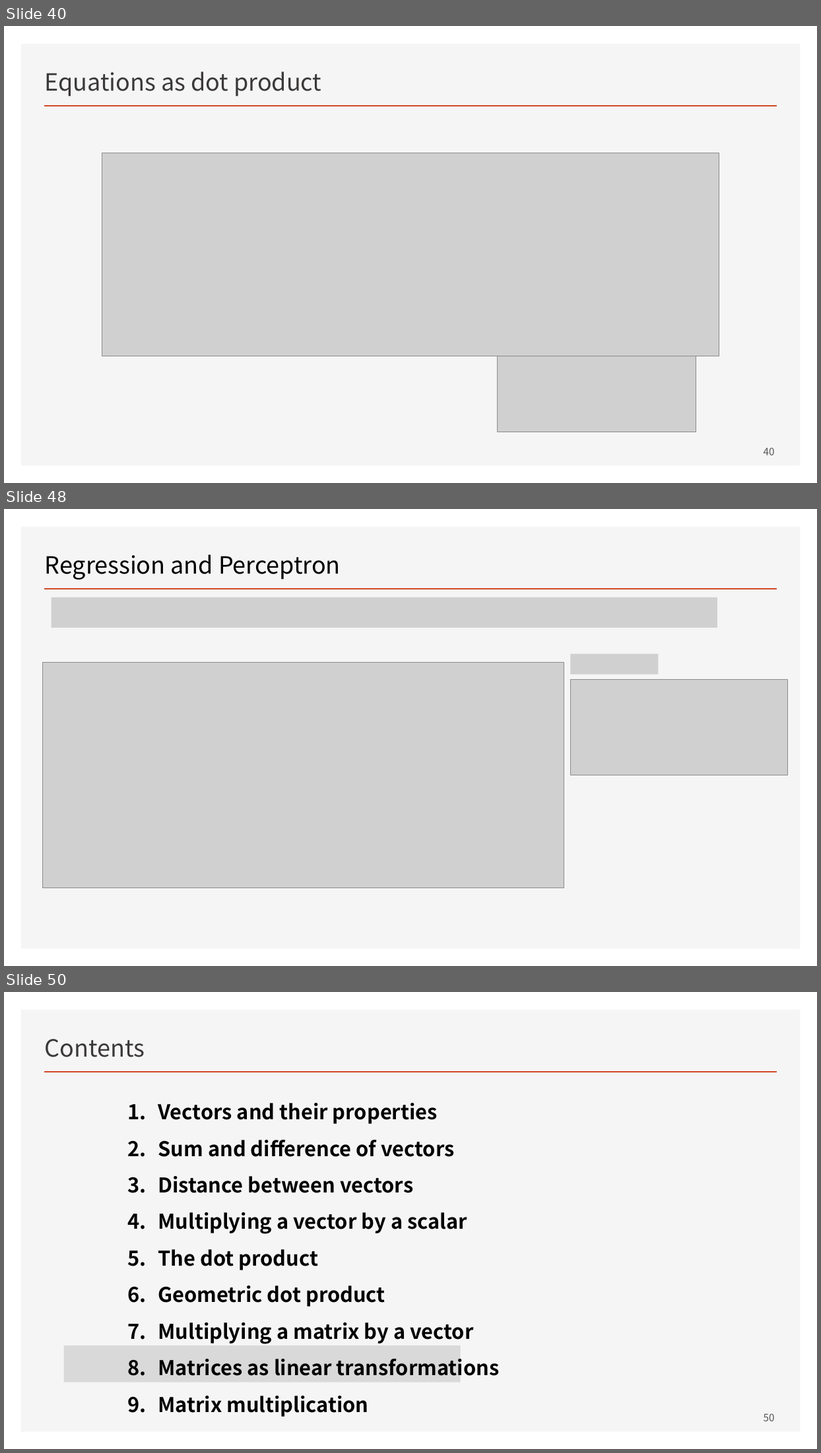
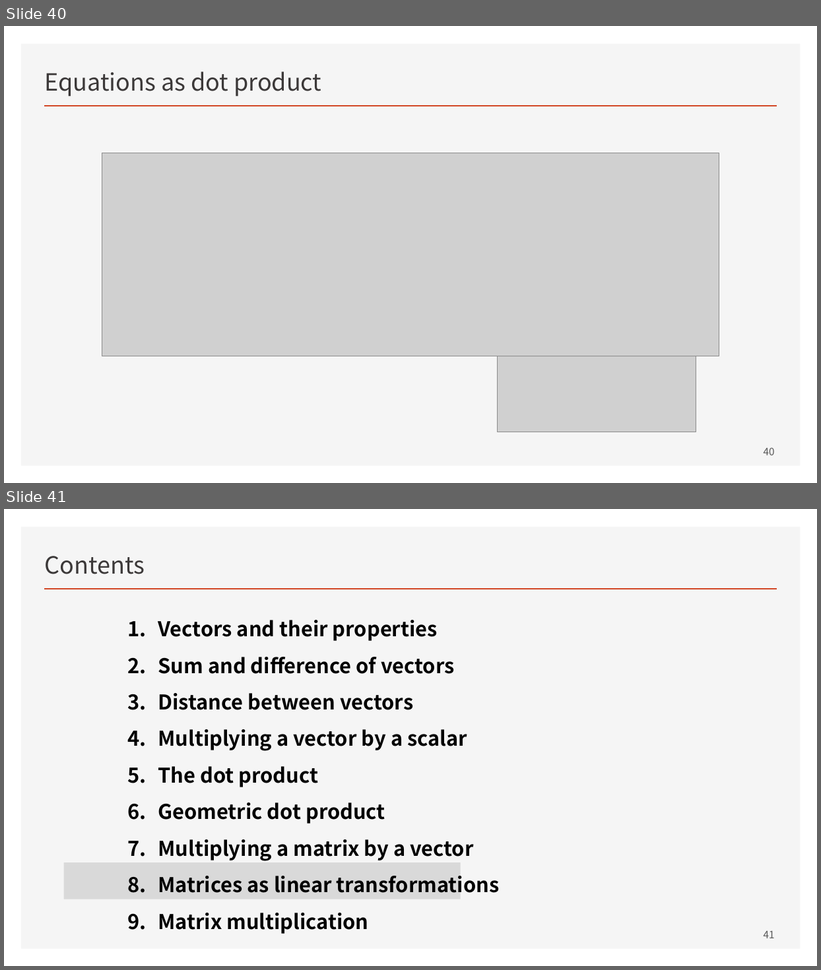
Before and after one commit to ancestor9/mathematics-for-machine-learning, a slide deck: w3_Vectors_and_Linear_Transformations.pptx. Shown one above the other, each under a label of ours: slides 40, 48 and 50 before the commit, slides 40 and 41 after it; the slides between them are not shown. The pictures are 821x1453 and 821x970 pixels, drawn with LibreOffice and Linux fonts; fonts in the diff are those of the drawing; grey boxes stand for pictures; background and template pictures are left out. Boxes give left, top, right and bottom in pixels: in the first picture for what was removed or moved away, otherwise in the second. Text is boxed around its words. In the diff, an @@ line names an element or a change of style, - is before the commit and + after.

```diff
--- a/w3_Vectors_and_Linear_Transformations.pptx
+++ b/w3_Vectors_and_Linear_Transformations.pptx
@@ slide 48 removed at <box>4,509,817,966</box>, background picture (left out); not listed: 2 template elements that a slide beside it also shows @@
@@ title removed at <box>45,555,341,580</box> @@
-Regression and Perceptron
@@ picture removed at <box>51,597,717,628</box> @@
@@ picture removed at <box>42,663,564,889</box> @@
@@ picture removed at <box>571,654,659,675</box> @@
@@ picture removed at <box>571,679,788,775</box> @@
@@ what was slide 50 is now slide 41 @@
@@ page number at <box>764,931,775,939</box>: text changed @@
-50
+41
```
Also in this commit, not shown: 2 slides changed, 8 other slides removed.
